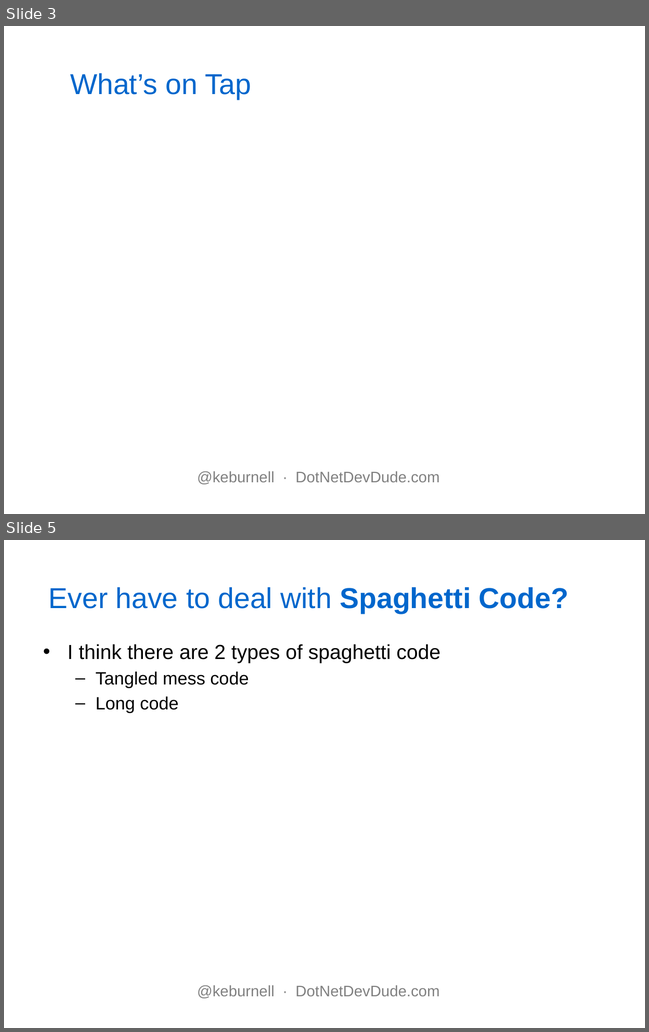
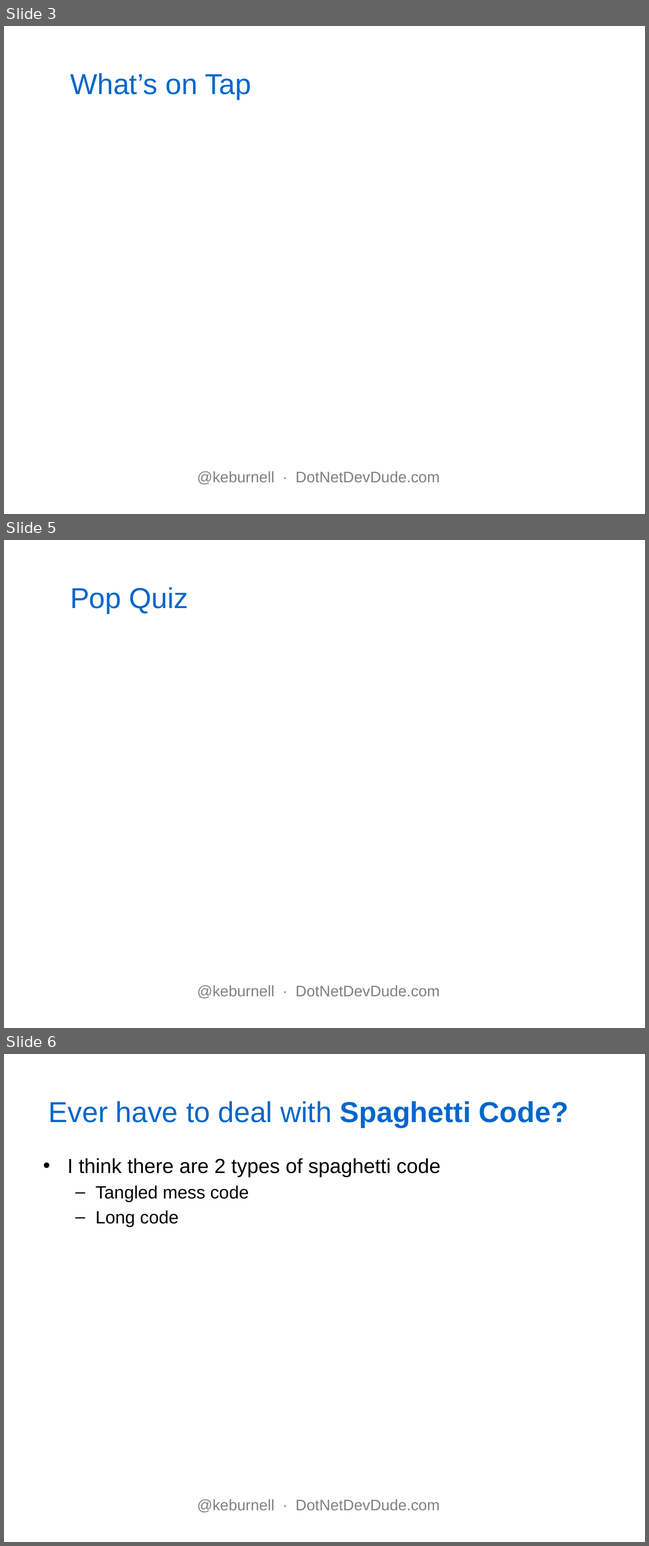
Before and after one commit to kburnell/TestDriving.NET, a slide deck: TestDrivingDotNet_Notes.pptx. Shown one above the other, each under a label of ours: slides 3 and 5 before the commit, slides 3, 5 and 6 after it; the slides between them are not shown. The pictures are 649x1032 and 649x1546 pixels, drawn with LibreOffice and Linux fonts; fonts in the diff are those of the drawing; background and template pictures are left out. Boxes give left, top, right and bottom in pixels: in the first picture for what was removed or moved away, otherwise in the second. Text is boxed around its words. In the diff, an @@ line names an element or a change of style, - is before the commit and + after.

```diff
--- a/TestDrivingDotNet_Notes.pptx
+++ b/TestDrivingDotNet_Notes.pptx
@@ slide 5 added at (4, 540, 645, 1028), background picture (left out) @@
@@ title added at (70, 587, 189, 613), 34 pt, text #0066CC @@
+Pop Quiz
@@ text added at (197, 986, 439, 999), 18 pt, text #808080 @@
+@keburnell ∙ DotNetDevDude.com
@@ what was slide 5 is now slide 6 @@
```
Also in this commit, not shown: 1 slide changed.
